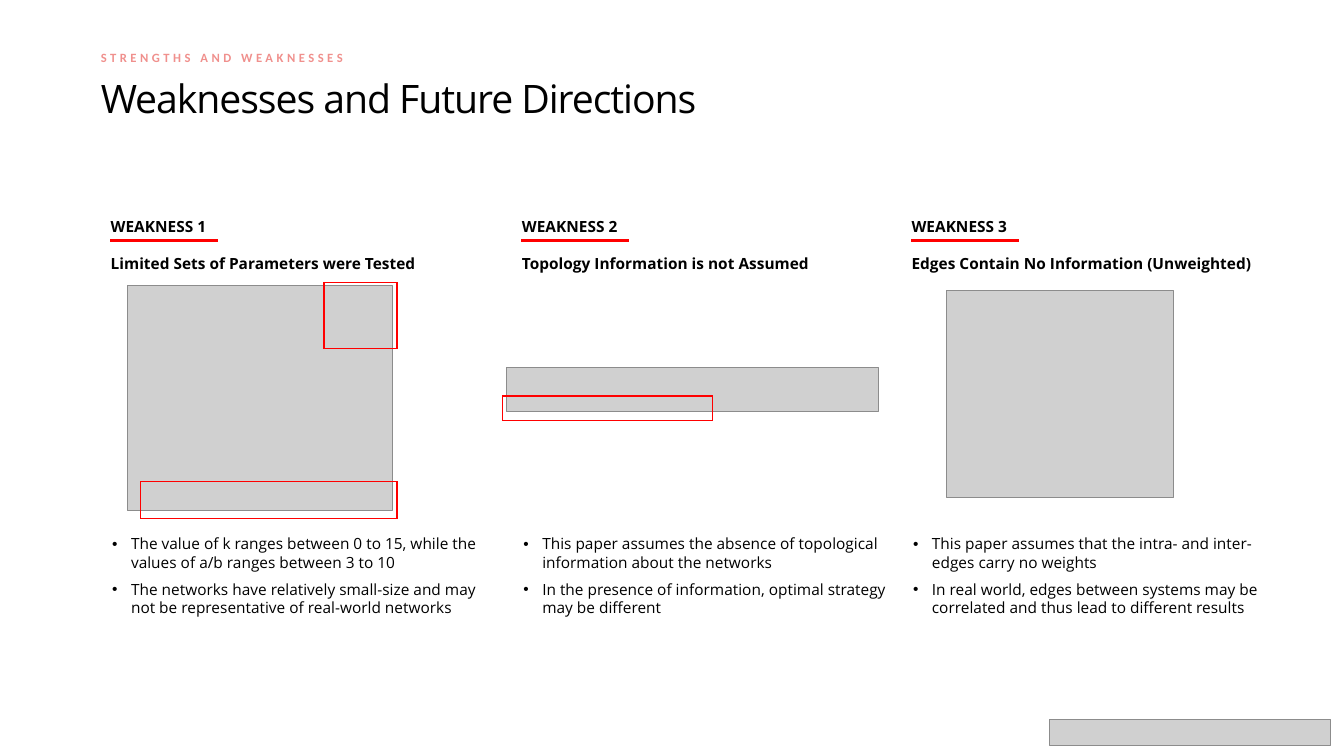
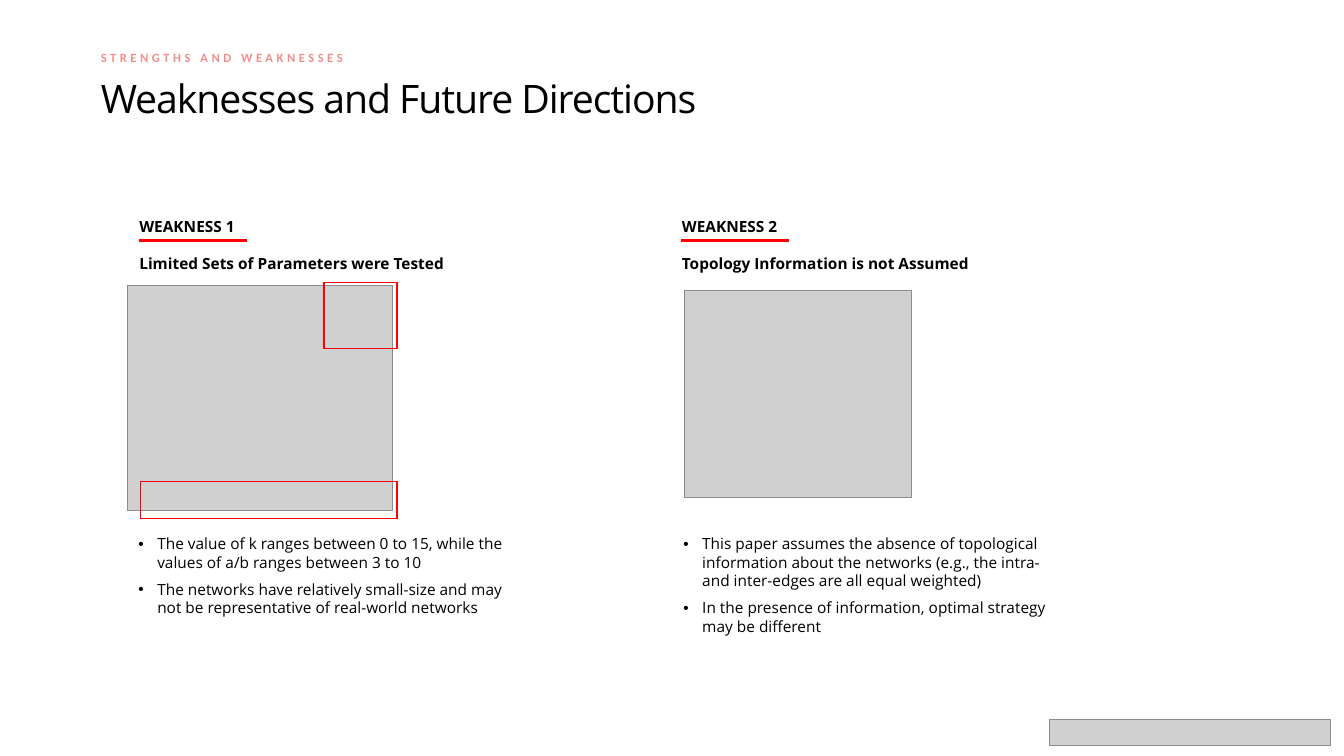
Before and after one commit to tonyrunqihuang/18755-Projects-Network-Destroy-Repair-Game, a slide deck: slide 8 of paper presentation/Paper Presentation_Group 8.pptx. Drawn at 1344x756 pixels with LibreOffice and Linux fonts; fonts in the diff are those of the drawing; grey boxes stand for pictures. Boxes give left, top, right and bottom in pixels: in the first picture for what was removed or moved away, otherwise in the second. Text is boxed around its words. In the diff, an @@ line names an element or a change of style, - is before the commit and + after.

```diff
--- a/paper presentation/Paper Presentation_Group 8.pptx
+++ b/paper presentation/Paper Presentation_Group 8.pptx
@@ text "WEAKNESS 1" moved from (x1=111, y1=221, x2=415, y2=269) to (x1=139, y1=221, x2=444, y2=269) @@
@@ text "WEAKNESS 2" moved from (x1=522, y1=221, x2=809, y2=273) to (x1=682, y1=221, x2=968, y2=273) @@
@@ text removed at (x1=912, y1=221, x2=1251, y2=273) @@
-WEAKNESS 3
-Edges Contain No Information (Unweighted)
@@ line moved from (110, 241) - (218, 241) to (139, 241) - (247, 241) @@
@@ line moved from (521, 241) - (629, 241) to (682, 241) - (789, 241) @@
@@ line removed from (911, 241) to (1019, 241) @@
@@ picture moved from (x1=947, y1=290, x2=1174, y2=498) to (x1=685, y1=290, x2=911, y2=498) @@
@@ picture removed at (x1=506, y1=367, x2=878, y2=411) @@
@@ rectangle removed at (x1=502, y1=396, x2=713, y2=420) @@
@@ text "The value of k ranges ..." moved from (x1=131, y1=537, x2=476, y2=617) to (x1=157, y1=537, x2=503, y2=617) @@
@@ text "This paper assumes the absence ..." moved from (x1=542, y1=537, x2=886, y2=617) to (x1=702, y1=537, x2=1046, y2=636) @@
@@ text at (x1=702, y1=537, x2=1039, y2=590): text changed @@
-• This paper assumes the absence of topological information about the networks
+• This paper assumes the absence of topological information about the networks (e.g., the intra- and inter-edges are all equal weighted)
@@ text removed at (x1=932, y1=537, x2=1257, y2=613) @@
-• This paper assumes that the intra- and inter-edges carry no weights
-• In real world, edges between systems may be correlated and thus lead to different results
```
Also in this commit, not shown: 1 other slide changed, 6 other files.
